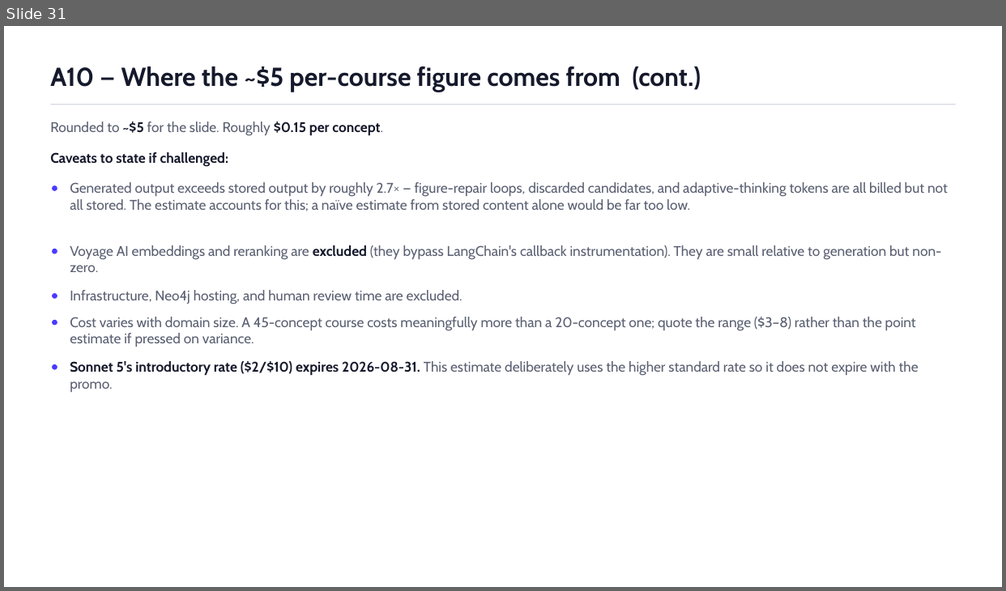
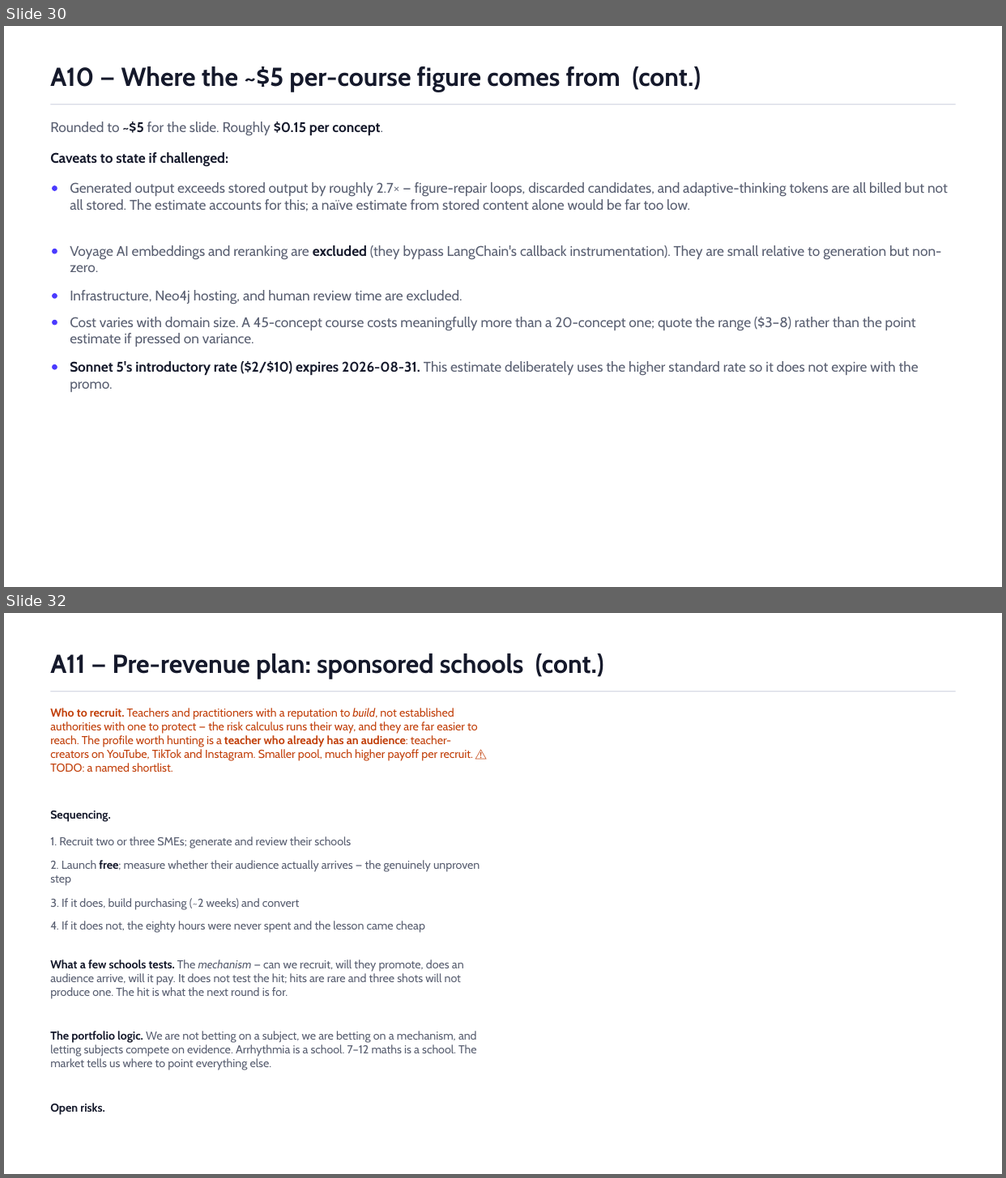
Before and after one commit to ChuckIrvine/qlaudia, a slide deck: pitch_deck/qlaudia_pitch_deck.pptx. Shown one above the other, each under a label of ours: slide 31 before the commit, slides 30 and 32 after it; the slides between them are not shown. The pictures are 1006x591 and 1006x1178 pixels, drawn with LibreOffice and Linux fonts; fonts in the diff are those of the drawing. Boxes give left, top, right and bottom in pixels: in the first picture for what was removed or moved away, otherwise in the second. Text is boxed around its words. In the diff, an @@ line names an element or a change of style, - is before the commit and + after.

```diff
--- a/pitch_deck/qlaudia_pitch_deck.pptx
+++ b/pitch_deck/qlaudia_pitch_deck.pptx
@@ slide 32 added at bbox=[4, 613, 1002, 1174], background #FFFFFF @@
@@ text added at bbox=[50, 653, 604, 679], 25 pt, text #15192B, bold @@
+A11 — Pre-revenue plan: sponsored schools (cont.)
@@ rectangle added at bbox=[50, 691, 956, 692], fill #D8DBE6 @@
@@ text added at bbox=[50, 708, 478, 772], 11.1 pt, text #C2410C @@
+Who to recruit. Teachers and practitioners with a reputation to build, not established authorities with one to protect — the risk calculus runs their way, and they are far easier to reach. The profile worth hunting is a teacher who already has an audience: teacher-creators on YouTube, TikTok and Instagram. Smaller pool, much higher payoff per recruit. ⚠️ TODO: a named shortlist.
@@ text added at bbox=[50, 811, 111, 822], 11.1 pt, text #15192B, bold @@
+Sequencing.
@@ text added at bbox=[50, 837, 351, 849], 11.1 pt, text #5A6072 @@
+1. Recruit two or three SMEs; generate and review their schools
@@ text added at bbox=[50, 860, 479, 885], 11.1 pt, text #5A6072 @@
+2. Launch free; measure whether their audience actually arrives — the genuinely unproven step
@@ text added at bbox=[50, 898, 299, 910], 11.1 pt, text #5A6072 @@
+3. If it does, build purchasing (~2 weeks) and convert
@@ text added at bbox=[50, 921, 425, 933], 11.1 pt, text #5A6072 @@
+4. If it does not, the eighty hours were never spent and the lesson came cheap
@@ text added at bbox=[50, 960, 464, 999], 11.1 pt, text #5A6072 @@
+What a few schools tests. The mechanism — can we recruit, will they promote, does an audience arrive, will it pay. It does not test the hit; hits are rare and three shots will not produce one. The hit is what the next round is for.
@@ text added at bbox=[50, 1031, 477, 1071], 11.1 pt, text #5A6072 @@
+The portfolio logic. We are not betting on a subject, we are betting on a mechanism, and letting subjects compete on evidence. Arrhythmia is a school. 7–12 maths is a school. The market tells us where to point everything else.
@@ text added at bbox=[50, 1103, 104, 1115], 11.1 pt, text #15192B, bold @@
+Open risks.
@@ what was slide 31 is now slide 30 @@
```
Also in this commit, not shown: 9 slides changed, 4 other slides added, 6 slides removed, 2 other files.
